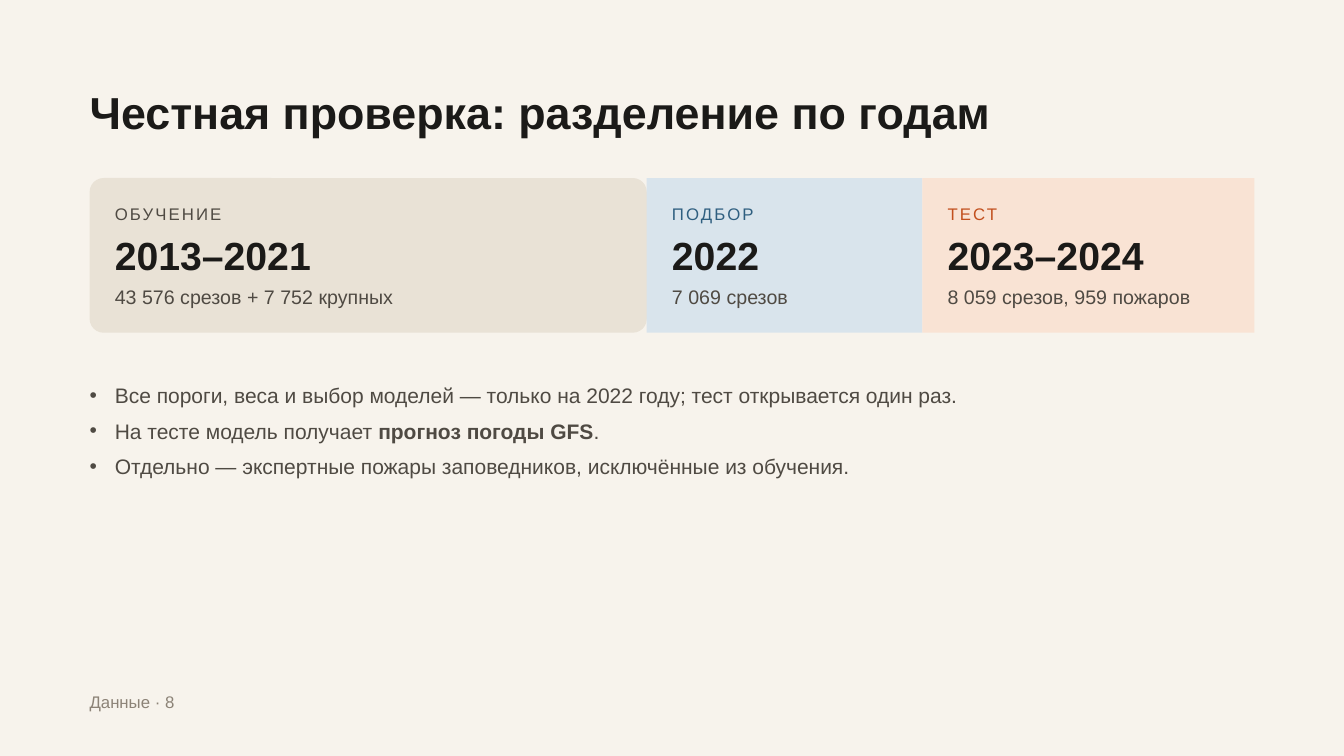
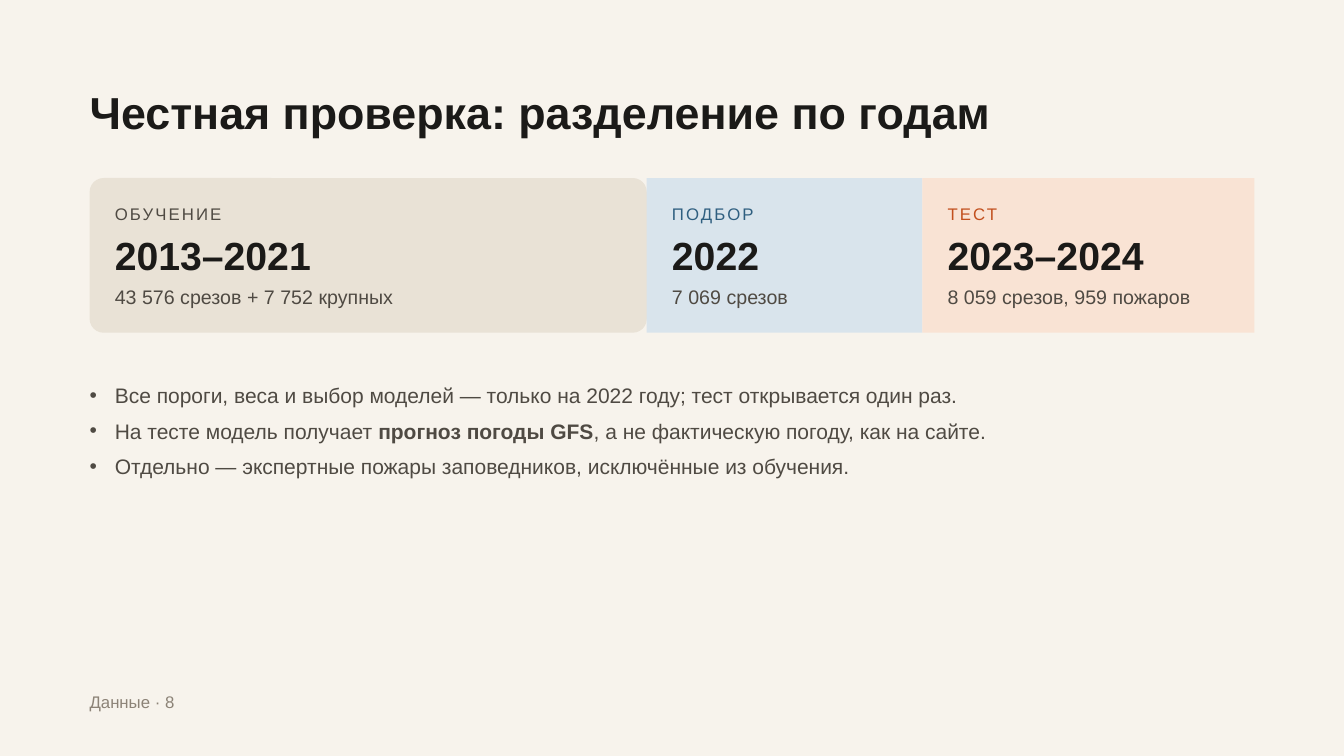
Before and after one commit to Bekabaev/fire_proj, a slide deck: slide 8 of presentation/presentation_editable.pptx. Drawn at 1344x756 pixels with LibreOffice and Linux fonts; fonts in the diff are those of the drawing. Boxes give left, top, right and bottom in pixels: in the first picture for what was removed or moved away, otherwise in the second. Text is boxed around its words. In the diff, an @@ line names an element or a change of style, - is before the commit and + after.

```diff
--- a/presentation/presentation_editable.pptx
+++ b/presentation/presentation_editable.pptx
@@ text at box(115, 423, 986, 443): text changed @@
-• На тесте модель получает прогноз погоды GFS.
+• На тесте модель получает прогноз погоды GFS, а не фактическую погоду, как на сайте.
```
Also in this commit, not shown: 4 other slides changed, 2 slides added, 13 other files.
